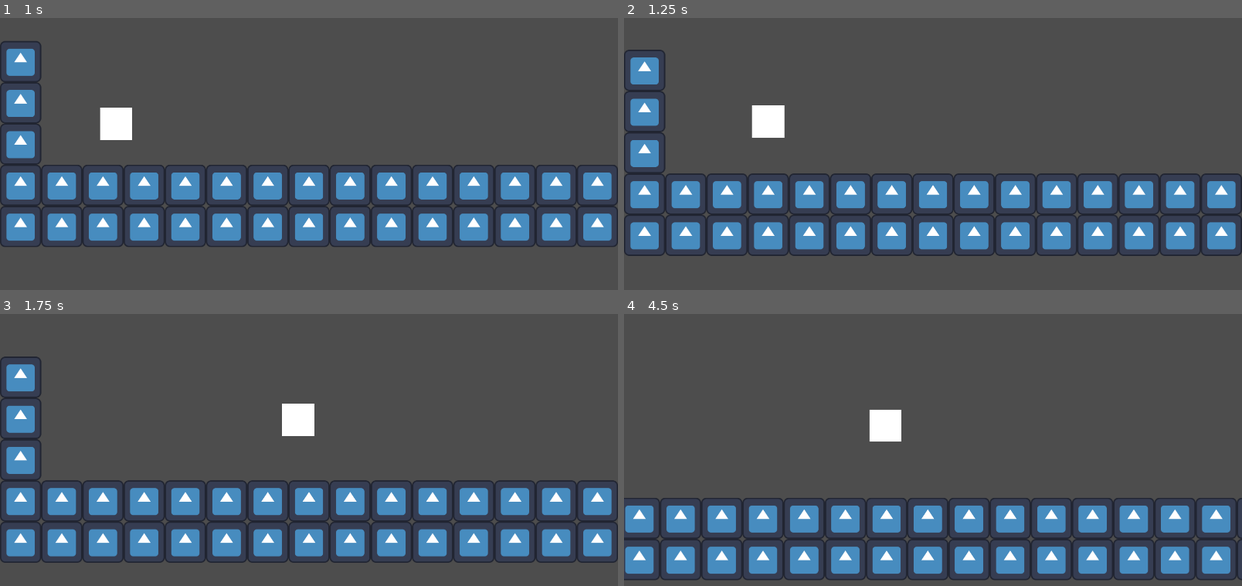
Above: before the commit, frames 1-4 (two rows, left to right).
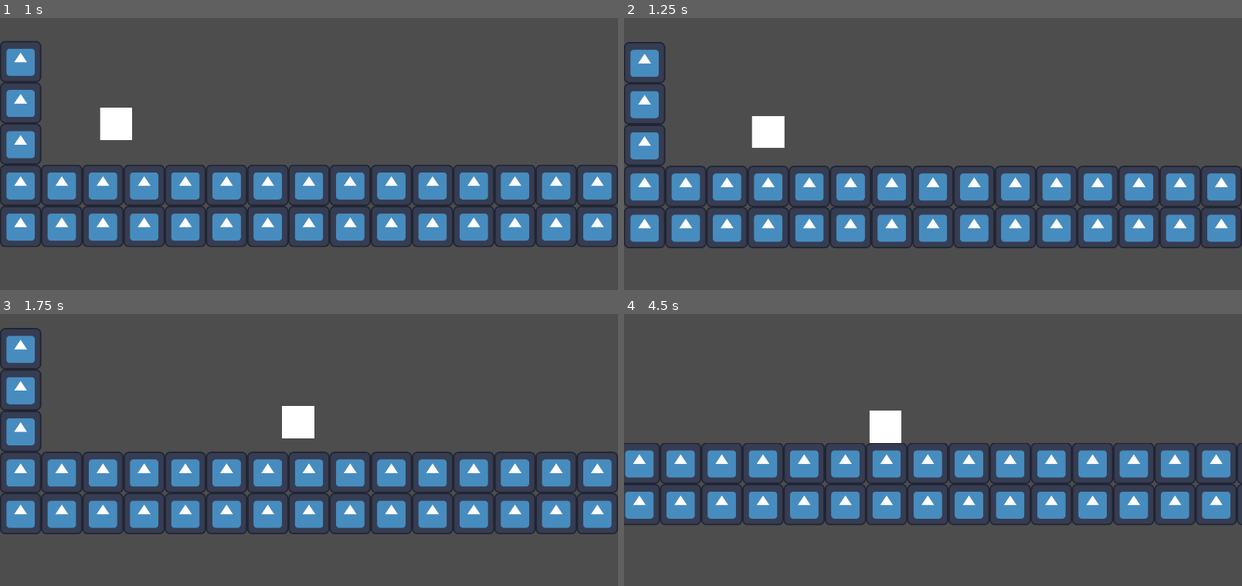
Above: after the commit, the same moments.

Repository: LitheFulminare/Operation-Venulysian
Game: Godot game, scene res://Game scenes/Prototyping.tscn
Same seed, same stepped clock (60 frames per second), same inputs: the game is played once before the commit and once after it. The engine's default icon, where the game draws it, is replaced by a stand-in: a white triangle on a blue panel in a dark square.
Inputs:
- Up to frame 1 (1 s): hold D (Right) from 0.53 s (still down); tap W (Up) at 0.6, 0.77 s
- Up to frame 2 (1.25 s): keep holding D (Right); tap W (Up) at 1.07 s
- Up to frame 3 (1.75 s): keep holding D (Right); tap Shift (Dash) at 1.35 s; tap W (Up) at 1.52, 1.55 s
- Up to frame 4 (4.5 s): tap W (Up) at 1.82, 2.1, 3.02, 3.05, 3.32, 3.6, 3.77, 4.07 s; release D (Right) at 2.03 s; hold A (Left) 2.03-2.78 s; hold D (Right) 2.78-4.28 s; tap Shift (Dash) at 2.85, 4.35 s; hold A (Left) from 4.28 s (still down)

Frame 1 is identical in both runs. In frame 2, 15% of the frame differs, in the area x 0-100%, y 8-88%; in frame 3, 27%; in frame 4, 28%, in the area x 0-100%, y 35-98%.

Commit message:
fixed infinite double jump

Diff:
--- a/Operation Venulysian/Components/Entity/movement_controller.gd
+++ b/Operation Venulysian/Components/Entity/movement_controller.gd
@@ -16,6 +16,8 @@
 var is_dash_on_cooldown: bool = false
 var is_looking_right: bool = true
 
+var double_jump_active:bool = false
+
 @onready var base_walk_speed: float = walk_speed
 @onready var dash_speed: float = walk_speed * dash_speed_multiplier
 
@@ -26,8 +28,10 @@
 	if Input.is_action_just_pressed("Up"):
 		if character_body.is_on_floor():
 			character_body.velocity.y = -jump_velocity
-		elif PlayerVars.double_jump_unlocked:
+			double_jump_active = true
+		elif PlayerVars.double_jump_unlocked && double_jump_active:
 			character_body.velocity.y = -jump_velocity
+			double_jump_active = false
 
 	if Input.is_action_just_released("Up"):
 		character_body.velocity.y *= jump_release_deceleration
